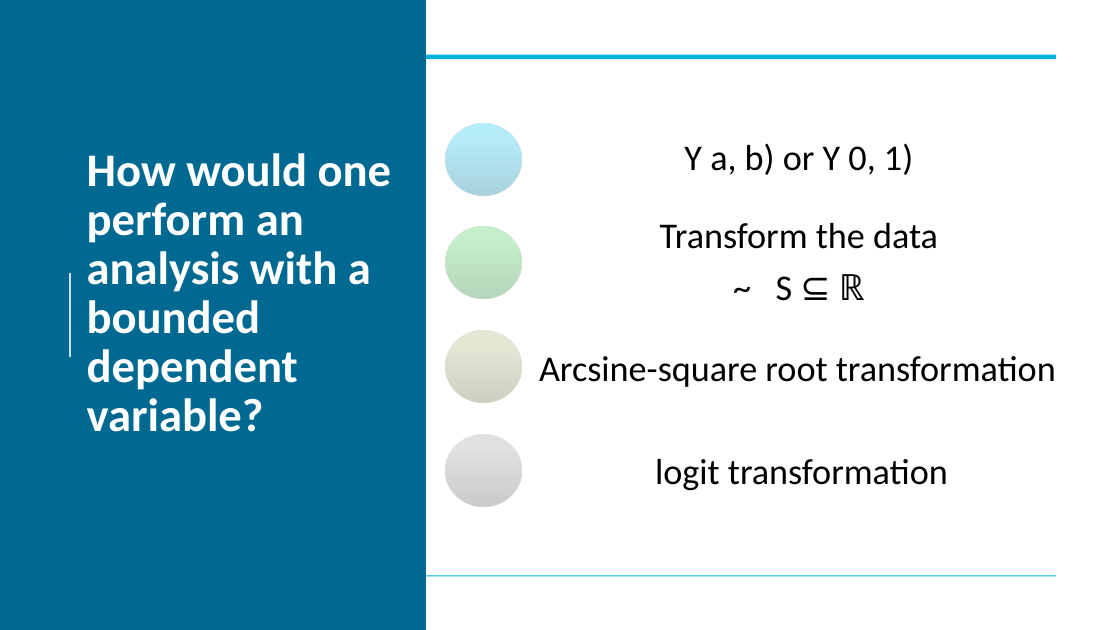
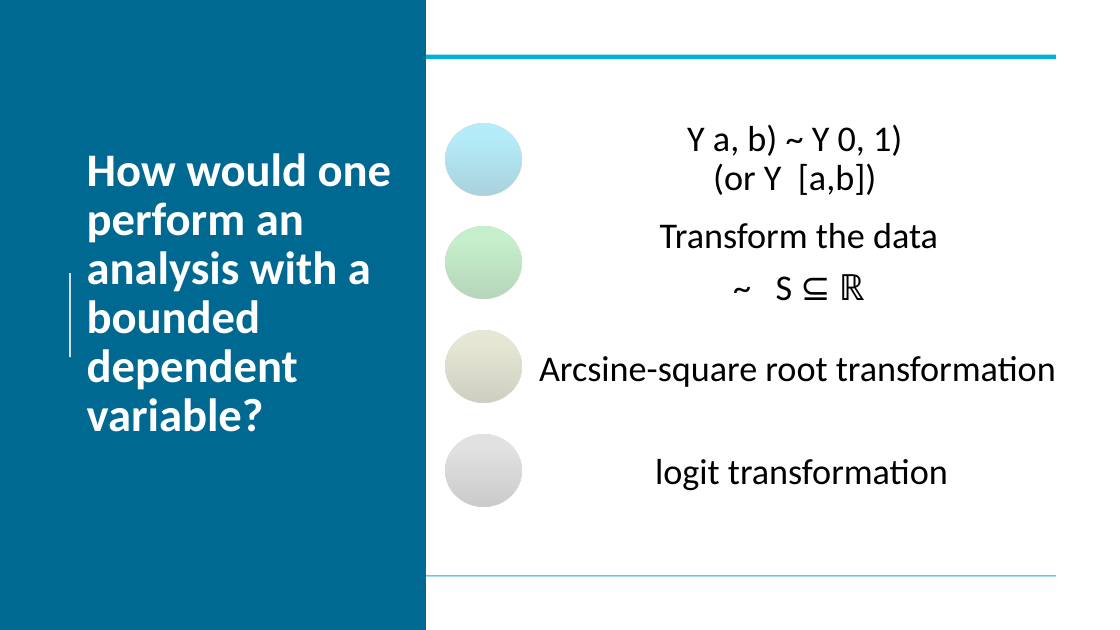
Before and after one commit to MichaelBelias/My-Complete-Book-In-R, a slide deck: slide 2 of Beta Regression/Beta-regression.pptx. Drawn at 1120x630 pixels with LibreOffice and Linux fonts; fonts in the diff are those of the drawing; background and template pictures are left out. Boxes give left, top, right and bottom in pixels: in the first picture for what was removed or moved away, otherwise in the second. Text is boxed around its words. In the diff, an @@ line names an element or a change of style, - is before the commit and + after.

```diff
--- a/Beta Regression/Beta-regression.pptx
+++ b/Beta Regression/Beta-regression.pptx
@@ text at <box>687,124,902,195</box>: text changed @@
-Y a, b) or Y 0, 1)
+Y a, b) ~ Y 0, 1)
+(or Y [a,b])
```
Also in this commit, not shown: 7 other slides changed, 3 slides added, 1 slide removed, 3 other files.
